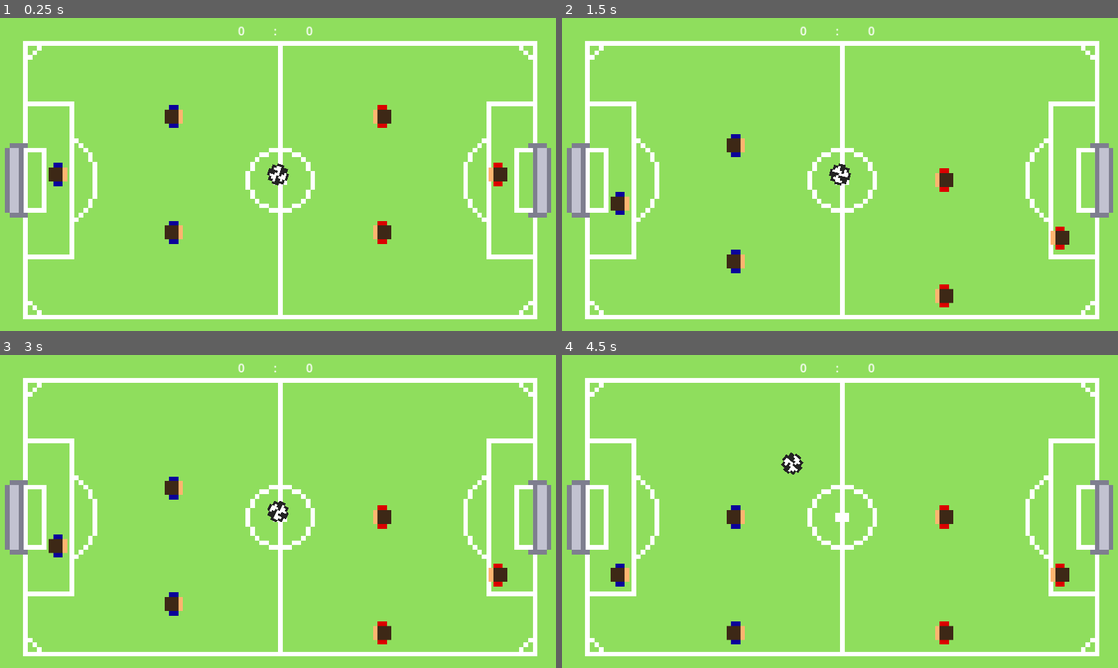
Above: before the commit, frames 1-4 (two rows, left to right).
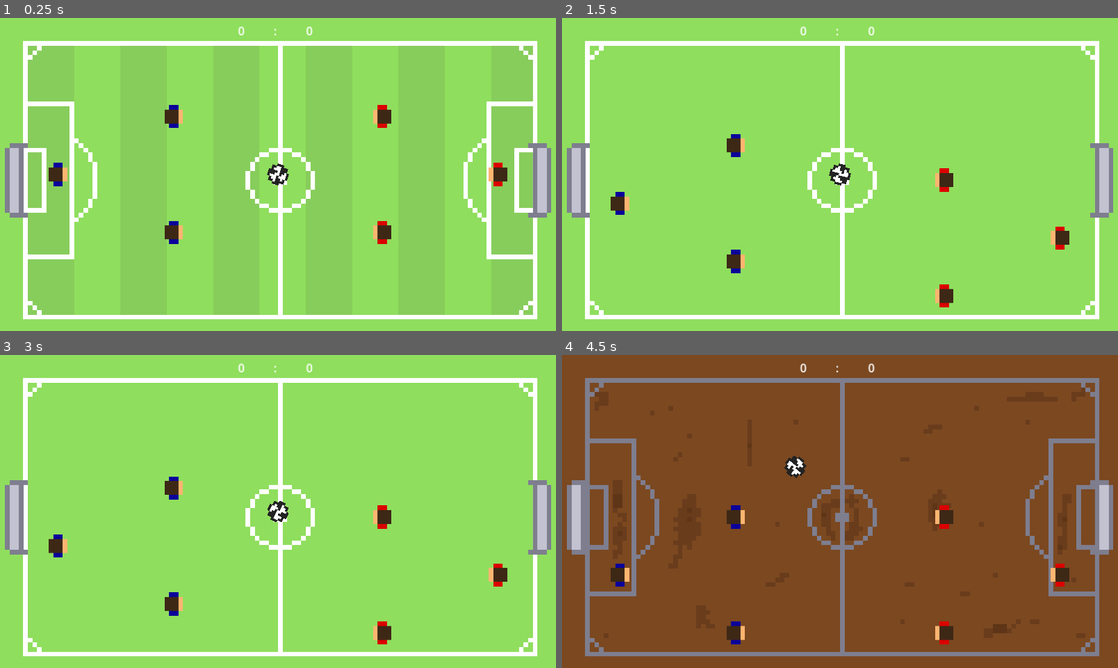
Above: after the commit, the same moments.

Repository: HephaistosForge/Boltzplatz
Game: Godot game, scene res://world.tscn
Same seed, same stepped clock (60 frames per second), same inputs: the game is played once before the commit and once after it. The engine's default icon, where the game draws it, is replaced by a stand-in: a white triangle on a blue panel in a dark square.
Inputs:
- Up to frame 1 (0.25 s): no input
- Up to frame 2 (1.5 s): hold Down (down_player_right) 0.53-1.28 s; tap Space (space) at 0.6 s; tap Alt (alt, bound only after the commit) at 0.8, 1.35 s; hold S (down_player_left) from 1.28 s (still down)
- Up to frame 3 (3 s): tap Space (space) at 1.55, 2.1 s; release S (down_player_left) at 2.03 s; hold Down (down_player_right) 2.03-2.78 s; tap Alt (alt, bound only after the commit) at 2.3, 2.85 s; hold W (up_player_left) from 2.78 s (still down)
- Up to frame 4 (4.5 s): tap Space (space) at 3.05, 3.6 s; release W (up_player_left) at 3.53 s; hold S (down_player_left) from 3.53 s (still down); tap Alt (alt, bound only after the commit) at 3.8, 4.35 s

The runs differ from the first frame. In frame 2, 2.3% of the frame differs, in the area x 5-96%, y 26-78%; in frame 3, 2.3%; in frame 4, 97%, in the area x 0-100%, y 0-100%.

Commit message:
Add backgrounds to asset folder, Add new features to LevelManager
- Add 'alt' hotkey

Diff:
--- a/hotkey.gd
+++ b/hotkey.gd
@@ -4,5 +4,8 @@
 func _process(_delta):
 	if Input.is_action_just_pressed("space"):
 		var ball = get_parent().get_node("Ball")
+		ball.set_to_position(get_viewport().get_visible_rect().get_center())
 
-		ball.set_to_position(get_viewport().get_visible_rect().get_center())
+	if Input.is_action_just_pressed("alt"):
+		var level_manager = get_parent().get_node("LevelManager")
+		level_manager.set_random_level_settings()
--- a/project.godot
+++ b/project.godot
@@ -48,3 +48,8 @@
 "events": [Object(InputEventKey,"resource_local_to_scene":false,"resource_name":"","device":-1,"window_id":0,"alt_pressed":false,"shift_pressed":false,"ctrl_pressed":false,"meta_pressed":false,"pressed":false,"keycode":0,"physical_keycode":32,"key_label":0,"unicode":32,"echo":false,"script":null)
 ]
 }
+alt={
+"deadzone": 0.5,
+"events": [Object(InputEventKey,"resource_local_to_scene":false,"resource_name":"","device":-1,"window_id":0,"alt_pressed":false,"shift_pressed":false,"ctrl_pressed":false,"meta_pressed":false,"pressed":false,"keycode":0,"physical_keycode":4194328,"key_label":0,"unicode":0,"echo":false,"script":null)
+]
+}
--- a/scenes/background/background.tscn
+++ b/scenes/background/background.tscn
@@ -1,6 +1,6 @@
-[gd_scene load_steps=2 format=3 uid="uid://cxm1fivt4iyj8"]
+[gd_scene load_steps=2 format=3]
 
-[ext_resource type="Texture2D" uid="uid://cntkcyxu0g71w" path="res://assets/Spielfeld.png" id="1_txvwq"]
+[ext_resource type="Texture2D" uid="uid://cntkcyxu0g71w" path="res://assets/backgrounds/Spielfeld.png" id="1_txvwq"]
 
 [node name="Background" type="TextureRect"]
 texture = ExtResource("1_txvwq")
--- a/scenes/level_manager/level_manager.gd
+++ b/scenes/level_manager/level_manager.gd
@@ -4,13 +4,24 @@
 
 # Backgrounds
 @export var bg_default: CompressedTexture2D
+@export var bg_default2: CompressedTexture2D
+@export var bg_default_no_goal: CompressedTexture2D
+@export var bg_street: CompressedTexture2D
+@export var bg_mud: CompressedTexture2D
+@export var bg_ice: CompressedTexture2D
+@export var bg_sand: CompressedTexture2D
 
 @onready var ball: RigidBody2D = get_parent().get_node("Ball")
 @onready var background: TextureRect = get_parent().get_node("Background")
 
 enum LEVEL_SETTINGS {
 	DEFAULT,
-	STREET
+	DEFAULT2,
+	DEFAULT_NO_GOAL,
+	STREET,
+	MUD,
+	ICE,
+	SAND
 }
 
 
@@ -22,8 +33,18 @@
 	match level_setting as LEVEL_SETTINGS:
 		LEVEL_SETTINGS.DEFAULT:
 			_update_level_settings(700, bg_default)
+		LEVEL_SETTINGS.DEFAULT2:
+			_update_level_settings(700, bg_default2)
+		LEVEL_SETTINGS.DEFAULT_NO_GOAL:
+			_update_level_settings(700, bg_default_no_goal)
 		LEVEL_SETTINGS.STREET:
-			_update_level_settings(1000, null)
+			_update_level_settings(900, bg_street)
+		LEVEL_SETTINGS.MUD:
+			_update_level_settings(550, bg_mud)
+		LEVEL_SETTINGS.ICE:
+			_update_level_settings(1400, bg_ice)
+		LEVEL_SETTINGS.SAND:
+			_update_level_settings(600, bg_sand)
 		_:
 			pass
 
@@ -31,3 +52,7 @@
 func _update_level_settings(new_velocity, background_texture: CompressedTexture2D) -> void:
 	ball.set_velocity(new_velocity)
 	background.texture = background_texture
+
+
+func set_random_level_settings() -> void:
+	set_level_settings(randi_range(0, LEVEL_SETTINGS.size() - 1))
--- a/world.tscn
+++ b/world.tscn
@@ -1,15 +1,21 @@
-[gd_scene load_steps=11 format=3 uid="uid://c2rd1wffcq53q"]
+[gd_scene load_steps=17 format=3 uid="uid://xk8mn07l6wu5"]
 
 [ext_resource type="PackedScene" uid="uid://cgros0gs401b0" path="res://scenes/ball/ball.tscn" id="1_yirbw"]
 [ext_resource type="PackedScene" uid="uid://cc4ft5f0g0mm2" path="res://scenes/score/score.tscn" id="3_arhoc"]
 [ext_resource type="PackedScene" uid="uid://bqttc2t515xwf" path="res://scenes/wall/wall.tscn" id="3_grdse"]
 [ext_resource type="Script" path="res://hotkey.gd" id="6_2jd8d"]
-[ext_resource type="PackedScene" uid="uid://cxm1fivt4iyj8" path="res://scenes/background/background.tscn" id="6_msyo4"]
+[ext_resource type="PackedScene" path="res://scenes/background/background.tscn" id="6_msyo4"]
 [ext_resource type="PackedScene" uid="uid://q7wae6af5rl0" path="res://scenes/rods_with_figures/rod_with_two_figures.tscn" id="6_royt5"]
 [ext_resource type="PackedScene" uid="uid://cq3sbjobha5ku" path="res://scenes/rods_with_figures/rod_with_one_figure.tscn" id="7_0dwlg"]
 [ext_resource type="PackedScene" uid="uid://tlptqlhf13g2" path="res://scenes/goal/goal.tscn" id="7_a8vwf"]
 [ext_resource type="PackedScene" uid="uid://1mgb0nw1fxyl" path="res://scenes/level_manager/level_manager.tscn" id="9_l6n64"]
-[ext_resource type="Texture2D" uid="uid://cntkcyxu0g71w" path="res://assets/Spielfeld.png" id="10_iyd22"]
+[ext_resource type="Texture2D" uid="uid://dra2c14jlj7h6" path="res://assets/backgrounds/Spielfeld_grass_stripes.png" id="10_rs8gp"]
+[ext_resource type="Texture2D" uid="uid://dy1ofw5fxrutr" path="res://assets/backgrounds/Spielfeld_grass_stripes2.png" id="11_hkbdj"]
+[ext_resource type="Texture2D" uid="uid://c00lsl0x57nx3" path="res://assets/backgrounds/Spielfeld_ohne_Tor.png" id="12_rewcf"]
+[ext_resource type="Texture2D" uid="uid://d2xhjwj062e2m" path="res://assets/backgrounds/Spielfeld_street.png" id="13_dcxlb"]
+[ext_resource type="Texture2D" uid="uid://c4iie3dslo1eu" path="res://assets/backgrounds/Spielfeld_mud.png" id="13_wagik"]
+[ext_resource type="Texture2D" uid="uid://b0bmt7fb5tf1e" path="res://assets/backgrounds/Spielfeld_ice.png" id="14_yrjap"]
+[ext_resource type="Texture2D" uid="uid://8hhmj0w3twnx" path="res://assets/backgrounds/Spielfeld_sand.png" id="15_57juo"]
 
 [node name="World" type="Node2D"]
 
@@ -109,4 +115,10 @@
 script = ExtResource("6_2jd8d")
 
 [node name="LevelManager" parent="." instance=ExtResource("9_l6n64")]
-bg_default = ExtResource("10_iyd22")
+bg_default = ExtResource("10_rs8gp")
+bg_default2 = ExtResource("11_hkbdj")
+bg_default_no_goal = ExtResource("12_rewcf")
+bg_street = ExtResource("13_dcxlb")
+bg_mud = ExtResource("13_wagik")
+bg_ice = ExtResource("14_yrjap")
+bg_sand = ExtResource("15_57juo")
Renamed: art/Spielfeld.png -> assets/backgrounds/Spielfeld.png
Not shown, added: assets/backgrounds/Spielfeld.png.import
Binary file added: assets/backgrounds/Spielfeld_grass_stripes.png
Not shown, added: assets/backgrounds/Spielfeld_grass_stripes.png.import
Binary file added: assets/backgrounds/Spielfeld_grass_stripes2.png
Not shown, added: assets/backgrounds/Spielfeld_grass_stripes2.png.import
Binary file added: assets/backgrounds/Spielfeld_ice.png
Not shown, added: assets/backgrounds/Spielfeld_ice.png.import
Binary file added: assets/backgrounds/Spielfeld_mud.png
Not shown, added: assets/backgrounds/Spielfeld_mud.png.import
Binary file added: assets/backgrounds/Spielfeld_ohne_Tor.png
Not shown, added: assets/backgrounds/Spielfeld_ohne_Tor.png.import
(and 5 more such lines)
